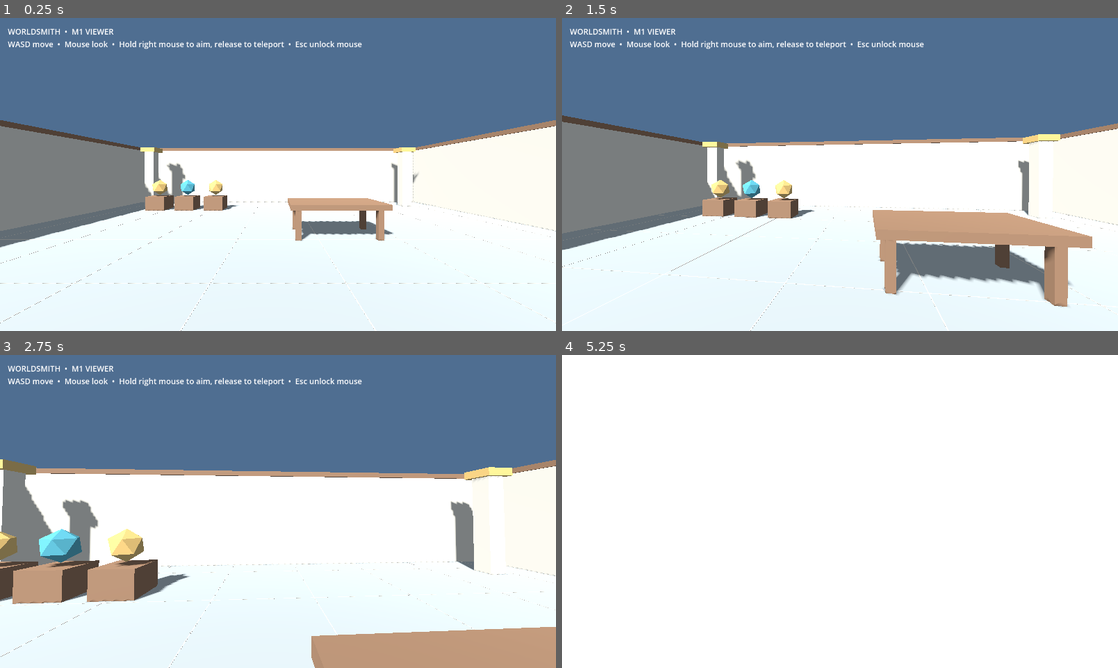
Above: before the commit, frames 1-4 (two rows, left to right).
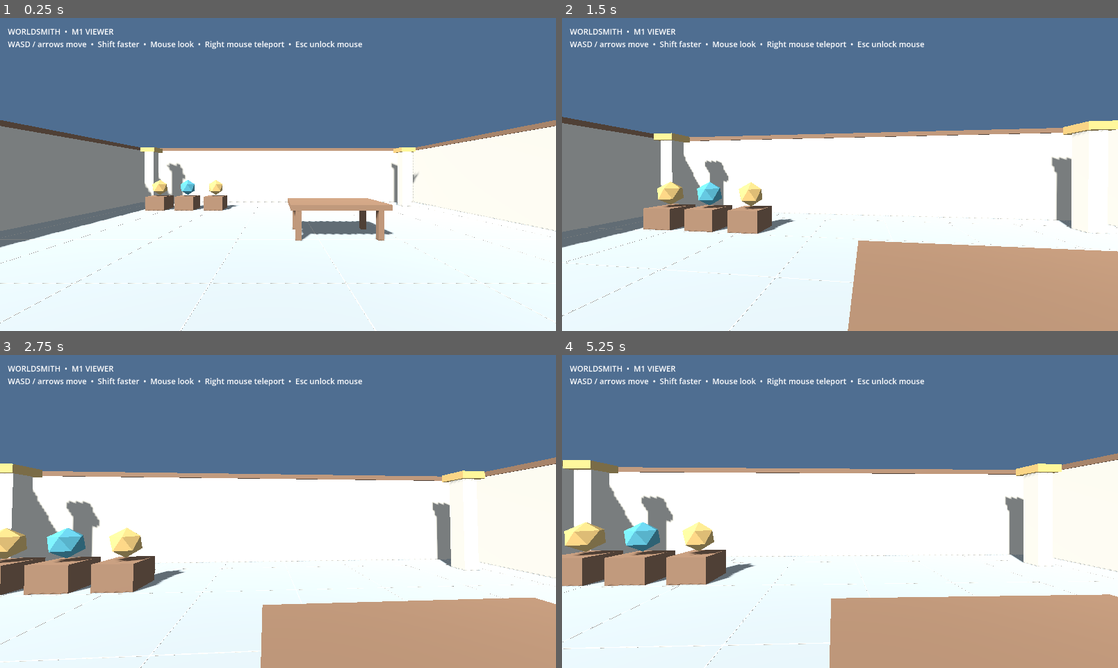
Above: after the commit, the same moments.

Repository: sth144/worldsmith
Game: Godot game, scene res://scenes/main.tscn
Two runs of this game, one before a commit and one after it. Both use one fixed random seed, a clock stepped at 60 frames per second and the inputs below.
Inputs (mouse positions are in pixels of both pictures, inside the frame that each line leads up to):
- Up to frame 1 (0.25 s): no input
- Up to frame 2 (1.5 s): tap Enter at 0.5 s; move the mouse to (867, 174) at 0.52 s; hold Shift 0.53-1.28 s; hold W from 0.53 s (still down); click (867, 174) at 0.67 s; move the mouse to (812, 174) at 1.27 s; tap Shift at 1.35 s; click (812, 174) at 1.42 s
- Up to frame 3 (2.75 s): keep holding W; move the mouse to (289, 505) at 2.02 s; hold Shift from 2.03 s (still down); click (289, 505) at 2.17 s
- Up to frame 4 (5.25 s): keep holding W; move the mouse to (834, 517) at 2.77 s; release Shift at 2.78 s; tap Shift at 2.85, 4.35 s; click (834, 517) at 2.92 s; move the mouse to (878, 514) at 3.52 s; hold Shift 3.53-4.28 s; click (878, 514) at 3.67 s; move the mouse to (795, 508) at 4.27 s; click (795, 508) at 4.42 s; move the mouse to (845, 511) at 5.02 s; hold Shift from 5.03 s (still down); click (845, 511) at 5.17 s

The runs differ from the first frame. In frame 1, 0.6% of the frame differs, in the area x 5-66%, y 7-10%; in frame 2, 25%; in frame 3, 14%; in frame 4, 57%, in the area x 0-100%, y 0-100%.

Commit message:
fix(viewer): make merchant entrances walkable and add desktop sprint

Diff:
--- a/client/scripts/main.gd
+++ b/client/scripts/main.gd
@@ -1,6 +1,8 @@
 extends Node3D
 
 const WALK_SPEED := 2.3
+const SPRINT_MULTIPLIER := 2.0
+const MAX_STEP_HEIGHT := 0.85
 const TELEPORT_RANGE := 15.0
 const MOUSE_SENSITIVITY := 0.002
 const DEADZONE := 0.18
@@ -85,8 +87,11 @@
 		if mesh_instance.mesh == null:
 			continue
 		var node_name := mesh_instance.name.to_lower()
-		var walkable := _name_has_any(node_name, ["grid", "paving", "floor", "road", "deck"])
-		var solid := walkable or _name_has_any(node_name, ["wall", "door", "column", "pillar"])
+		if glb_path.get_file() == "merchant.glb" and (node_name.begins_with("gate doors") or node_name.begins_with("gate ironwork") or node_name.begins_with("gate straps")):
+			mesh_instance.visible = false
+			continue
+		var walkable := _name_has_any(node_name, ["grid", "paving", "floor", "road", "deck", "stoop"])
+		var solid := walkable or _name_has_any(node_name, ["wall", "column", "pillar"])
 		if not solid:
 			continue
 		var shape := mesh_instance.mesh.create_trimesh_shape()
@@ -200,8 +205,8 @@
 		input_vector = left_controller.get_vector2("primary")
 	elif not xr_active:
 		input_vector = Vector2(
-			float(Input.is_key_pressed(KEY_D)) - float(Input.is_key_pressed(KEY_A)),
-			float(Input.is_key_pressed(KEY_S)) - float(Input.is_key_pressed(KEY_W))
+			float(Input.is_key_pressed(KEY_D) or Input.is_key_pressed(KEY_RIGHT)) - float(Input.is_key_pressed(KEY_A) or Input.is_key_pressed(KEY_LEFT)),
+			float(Input.is_key_pressed(KEY_S) or Input.is_key_pressed(KEY_DOWN)) - float(Input.is_key_pressed(KEY_W) or Input.is_key_pressed(KEY_UP))
 		)
 	if input_vector.length() < DEADZONE:
 		input_vector = Vector2.ZERO
@@ -211,10 +216,41 @@
 	var move_direction := facing * Vector3(input_vector.x, 0, input_vector.y)
 	move_direction.y = 0
 	move_direction = move_direction.normalized() * input_vector.length()
-	player.velocity.x = move_direction.x * WALK_SPEED
-	player.velocity.z = move_direction.z * WALK_SPEED
+	var speed := WALK_SPEED * (SPRINT_MULTIPLIER if not xr_active and Input.is_key_pressed(KEY_SHIFT) else 1.0)
+	player.velocity.x = move_direction.x * speed
+	player.velocity.z = move_direction.z * speed
 	player.velocity.y -= 9.8 * delta
+	var was_on_floor := player.is_on_floor()
+	var before := player.global_position
 	player.move_and_slide()
+	if was_on_floor and not move_direction.is_zero_approx():
+		_try_step_up(before, move_direction, speed * delta)
+
+
+func _try_step_up(before: Vector3, direction: Vector3, travel: float) -> void:
+	var actual := player.global_position - before
+	if Vector2(actual.x, actual.z).length() >= travel * 0.8:
+		return
+	var probe_distance := maxf(travel, 0.45)
+	var destination := before + direction * probe_distance
+	var ray_start := destination + Vector3.UP * (MAX_STEP_HEIGHT + 0.2)
+	var ray_end := destination - Vector3.UP * 0.1
+	var query := PhysicsRayQueryParameters3D.create(ray_start, ray_end, 1)
+	var hit := get_world_3d().direct_space_state.intersect_ray(query)
+	if hit.is_empty():
+		return
+	var rise: float = hit.position.y - before.y
+	if rise < 0.08 or rise > MAX_STEP_HEIGHT:
+		return
+	# Door stoops can have a raised lip above their walkable center.
+	var raised_origin := before + Vector3.UP * (MAX_STEP_HEIGHT + 0.02)
+	var horizontal := direction * probe_distance
+	if not _destination_is_clear(raised_origin + horizontal):
+		return
+	if player.test_move(Transform3D(player.global_basis, raised_origin), horizontal):
+		return
+	player.global_position = raised_origin + horizontal
+	player.velocity.y = 0.0
 
 
 func _update_teleport_target() -> void:
@@ -262,4 +298,4 @@
 		xr_status.text = "WORLDsmith | Right trigger: teleport | X: smooth %s" % ("ON" if smooth_locomotion else "OFF")
 	else:
 		var title := preview_name if not preview_name.is_empty() else "M1 VIEWER"
-		status.text = "WORLDSMITH  •  %s\nWASD move  •  Mouse look  •  Hold right mouse to aim, release to teleport  •  Esc unlock mouse" % title
+		status.text = "WORLDSMITH  •  %s\nWASD / arrows move  •  Shift faster  •  Mouse look  •  Right mouse teleport  •  Esc unlock mouse" % title
--- a/client/tests/preview_smoke.gd
+++ b/client/tests/preview_smoke.gd
@@ -22,5 +22,17 @@
 	assert(grass != null and grass.multimesh.instance_count > 0, "Geometry Nodes grass instances were not loaded")
 	var floor_ray := PhysicsRayQueryParameters3D.create(Vector3(-13, 27, 10), Vector3(-13, 19, 10), 1)
 	assert(not world.get_world_3d().direct_space_state.intersect_ray(floor_ray).is_empty(), "Courtyard has no teleportable collision")
+	var player: CharacterBody3D = world.get_node("Player")
+	player.global_position = Vector3(13.1, 23.4, -3.5)
+	player.velocity = Vector3.ZERO
+	var forward := InputEventKey.new()
+	forward.keycode = KEY_DOWN
+	forward.pressed = true
+	Input.parse_input_event(forward)
+	for frame in range(150):
+		await physics_frame
+	forward.pressed = false
+	Input.parse_input_event(forward)
+	assert(player.global_position.z > 0.0 and player.global_position.y > 24.0, "Could not walk through the front door")
 	print("Preview smoke: %d meshes, %d grass instances, baked terrain, collision OK" % [meshes.size(), grass.multimesh.instance_count])
 	quit()
--- a/client/tests/smoke.gd
+++ b/client/tests/smoke.gd
@@ -16,5 +16,25 @@
 	assert(world.get_node("Player/DesktopCamera").current, "Desktop camera inactive")
 	var floor_ray := PhysicsRayQueryParameters3D.create(Vector3(0, 2, 4), Vector3(0, -1, 4), 1)
 	assert(not world.get_world_3d().direct_space_state.intersect_ray(floor_ray).is_empty(), "No teleportable floor")
+	var player: CharacterBody3D = world.get_node("Player")
+	_press_key(KEY_UP, true)
+	for frame in range(30):
+		await physics_frame
+	var walking_distance := 4.0 - player.global_position.z
+	_press_key(KEY_SHIFT, true)
+	for frame in range(30):
+		await physics_frame
+	var sprint_distance := 4.0 - player.global_position.z - walking_distance
+	_press_key(KEY_SHIFT, false)
+	_press_key(KEY_UP, false)
+	assert(walking_distance > 0.8, "Up arrow did not move the player")
+	assert(sprint_distance > walking_distance * 1.6, "Shift did not increase walking speed")
 	print("M1 smoke: scene, GLB, camera, floor collision OK")
 	quit()
+
+
+func _press_key(code: Key, pressed: bool) -> void:
+	var event := InputEventKey.new()
+	event.keycode = code
+	event.pressed = pressed
+	Input.parse_input_event(event)
Not shown, changed: CHANGELOG.md
Not shown, changed: README.md
Not shown, changed: docs/architecture.md
